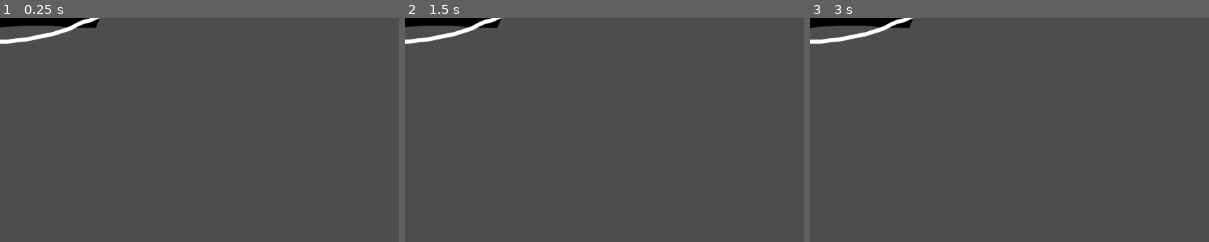
Above: before the commit, frames 1-3 (left to right).
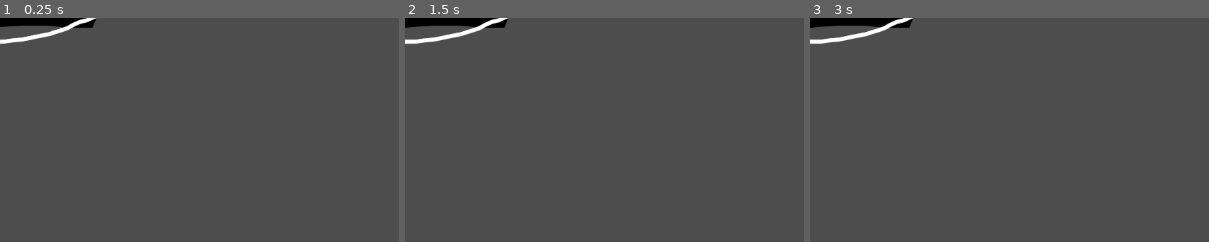
Above: after the commit, the same moments.

Repository: Badrpas/ld55-apr-2024
Game: Godot game, scene res://bigboy.tscn
Same seed, same stepped clock (60 frames per second), same inputs: the game is played once before the commit and once after it. This scene is started directly instead of the project's main scene.
Inputs:
- Up to frame 1 (0.25 s): no input
- Up to frame 2 (1.5 s): hold D (right) 0.53-1.28 s; tap E (UseE) at 0.6, 1.35 s; hold S (down) from 1.28 s (still down)
- Up to frame 3 (3 s): release S (down) at 2.03 s; hold D (right) 2.03-2.78 s; tap E (UseE) at 2.1, 2.85 s; hold W (up) from 2.78 s (still down)
The pictures show only the part of the screen within x 0-50%, y 0-50%; the shares and areas given below are measured in that part.

The runs differ from the first frame. In frame 1, 0.4% of the frame differs, in the area x 0-26%, y 0-12%; in frame 2, 0.6%; in frame 3, nothing differs.
Error after the commit: Invalid access to property or key 'global_position' on a base object of type 'Nil'. (res://src/bigboy.gd:23)

Commit message:
release

Diff:
--- a/bigboy.tscn
+++ b/bigboy.tscn
@@ -9,3 +9,6 @@
 [node name="Sprite" type="Sprite2D" parent="."]
 position = Vector2(-18, -179)
 texture = ExtResource("1_yrr5w")
+
+[node name="maw" type="Node2D" parent="."]
+position = Vector2(-72, -198)
--- /dev/null
+++ b/key.tscn
@@ -0,0 +1,22 @@
+[gd_scene load_steps=4 format=3 uid="uid://4kgy6vm137e"]
+
+[ext_resource type="Texture2D" uid="uid://dy553bcggkn4x" path="res://assets/stone.png" id="1_ixywo"]
+[ext_resource type="Script" path="res://src/Item.gd" id="1_sdnfr"]
+
+[sub_resource type="CircleShape2D" id="CircleShape2D_u1p13"]
+radius = 111.544
+
+[node name="Key" type="Node2D" node_paths=PackedStringArray("override_root")]
+script = ExtResource("1_sdnfr")
+identifier = "key"
+override_root = NodePath(".")
+
+[node name="Stone" type="Sprite2D" parent="."]
+position = Vector2(1, -20)
+texture = ExtResource("1_ixywo")
+
+[node name="Area2D" type="Area2D" parent="."]
+
+[node name="CollisionShape2D" type="CollisionShape2D" parent="Area2D"]
+position = Vector2(5, -24)
+shape = SubResource("CircleShape2D_u1p13")
--- /dev/null
+++ b/lost.tscn
@@ -0,0 +1,10 @@
+[gd_scene format=3 uid="uid://cc6aylj76d55e"]
+
+[node name="Lost" type="Node2D"]
+
+[node name="Label" type="Label" parent="."]
+offset_left = 568.0
+offset_top = 306.0
+offset_right = 608.0
+offset_bottom = 355.0
+text = "End"
--- a/simulation.tscn
+++ b/simulation.tscn
@@ -30,12 +30,15 @@
 [ext_resource type="Texture2D" uid="uid://bish863gnegs2" path="res://assets/phial.png" id="24_7kaxt"]
 [ext_resource type="Script" path="res://src/book-trigger.gd" id="24_ufxqs"]
 [ext_resource type="Script" path="res://src/Roses.gd" id="32_q3uk5"]
+[ext_resource type="Script" path="res://src/Shield.gd" id="34_5f66d"]
 [ext_resource type="PackedScene" uid="uid://cmicflpi76s2g" path="res://skull.tscn" id="36_mdrnu"]
 [ext_resource type="Script" path="res://src/walk_area.gd" id="37_brcjq"]
 [ext_resource type="Texture2D" uid="uid://3kdrfiot6pn5" path="res://assets/shield.png" id="37_qqkl2"]
 [ext_resource type="Texture2D" uid="uid://b77hswfnu30tn" path="res://assets/ehh/static/swords?.png" id="38_lug38"]
 [ext_resource type="Script" path="res://src/Sword1.gd" id="39_bptm0"]
+[ext_resource type="Texture2D" uid="uid://btkyaauihl48i" path="res://assets/door.png" id="39_g2gfs"]
 [ext_resource type="Texture2D" uid="uid://c020xxjrjdf0p" path="res://assets/troop.png" id="40_80d32"]
+[ext_resource type="Script" path="res://src/Door.gd" id="40_snatt"]
 
 [sub_resource type="RectangleShape2D" id="RectangleShape2D_cwvet"]
 size = Vector2(5741, 287)
@@ -48,10 +51,10 @@
 radius = 115.0
 
 [sub_resource type="RectangleShape2D" id="RectangleShape2D_joe0i"]
-size = Vector2(282.318, 783.304)
+size = Vector2(1398.39, 1136.74)
 
 [sub_resource type="RectangleShape2D" id="RectangleShape2D_jy0y8"]
-size = Vector2(291, 861.562)
+size = Vector2(1174.68, 1244.38)
 
 [sub_resource type="CircleShape2D" id="CircleShape2D_vl36s"]
 radius = 91.6195
@@ -262,6 +265,33 @@
 [sub_resource type="RectangleShape2D" id="RectangleShape2D_go535"]
 size = Vector2(3646, 530.5)
 
+[sub_resource type="Animation" id="Animation_5yi4v"]
+length = 0.001
+tracks/0/type = "value"
+tracks/0/imported = false
+tracks/0/enabled = true
+tracks/0/path = NodePath(".:position")
+tracks/0/interp = 1
+tracks/0/loop_wrap = true
+tracks/0/keys = {
+"times": PackedFloat32Array(0),
+"transitions": PackedFloat32Array(1),
+"update": 0,
+"values": [Vector2(276.355, -163.561)]
+}
+tracks/1/type = "value"
+tracks/1/imported = false
+tracks/1/enabled = true
+tracks/1/path = NodePath(".:rotation")
+tracks/1/interp = 1
+tracks/1/loop_wrap = true
+tracks/1/keys = {
+"times": PackedFloat32Array(0),
+"transitions": PackedFloat32Array(1),
+"update": 0,
+"values": [0.0]
+}
+
 [sub_resource type="Animation" id="Animation_qpvvf"]
 resource_name = "drop"
 step = 0.05
@@ -290,7 +320,16 @@
 "values": [0.0, 0.0, -1.53983]
 }
 
-[sub_resource type="Animation" id="Animation_5yi4v"]
+[sub_resource type="AnimationLibrary" id="AnimationLibrary_2e4hx"]
+_data = {
+"RESET": SubResource("Animation_5yi4v"),
+"drop": SubResource("Animation_qpvvf")
+}
+
+[sub_resource type="RectangleShape2D" id="RectangleShape2D_dsnml"]
+size = Vector2(293.448, 396.432)
+
+[sub_resource type="Animation" id="Animation_f1asg"]
 length = 0.001
 tracks/0/type = "value"
 tracks/0/imported = false
@@ -302,7 +341,7 @@
 "times": PackedFloat32Array(0),
 "transitions": PackedFloat32Array(1),
 "update": 0,
-"values": [Vector2(276.355, -163.561)]
+"values": [Vector2(214.355, -224.561)]
 }
 tracks/1/type = "value"
 tracks/1/imported = false
@@ -314,13 +353,7 @@
 "times": PackedFloat32Array(0),
 "transitions": PackedFloat32Array(1),
 "update": 0,
-"values": [0.0]
-}
-
-[sub_resource type="AnimationLibrary" id="AnimationLibrary_2e4hx"]
-_data = {
-"RESET": SubResource("Animation_5yi4v"),
-"drop": SubResource("Animation_qpvvf")
+"values": [-0.74816]
 }
 
 [sub_resource type="Animation" id="Animation_1isdd"]
@@ -351,33 +384,6 @@
 "values": [-0.74816, -1.45392, -2.46802, -3.34863, -5.08583]
 }
 
-[sub_resource type="Animation" id="Animation_f1asg"]
-length = 0.001
-tracks/0/type = "value"
-tracks/0/imported = false
-tracks/0/enabled = true
-tracks/0/path = NodePath(".:position")
-tracks/0/interp = 1
-tracks/0/loop_wrap = true
-tracks/0/keys = {
-"times": PackedFloat32Array(0),
-"transitions": PackedFloat32Array(1),
-"update": 0,
-"values": [Vector2(214.355, -224.561)]
-}
-tracks/1/type = "value"
-tracks/1/imported = false
-tracks/1/enabled = true
-tracks/1/path = NodePath(".:rotation")
-tracks/1/interp = 1
-tracks/1/loop_wrap = true
-tracks/1/keys = {
-"times": PackedFloat32Array(0),
-"transitions": PackedFloat32Array(1),
-"update": 0,
-"values": [-0.74816]
-}
-
 [sub_resource type="AnimationLibrary" id="AnimationLibrary_wylkd"]
 _data = {
 "RESET": SubResource("Animation_f1asg"),
@@ -387,6 +393,9 @@
 [sub_resource type="RectangleShape2D" id="RectangleShape2D_1iafb"]
 size = Vector2(128.077, 236.288)
 
+[sub_resource type="RectangleShape2D" id="RectangleShape2D_0pe7h"]
+size = Vector2(463.688, 427.374)
+
 [node name="Simulation" type="Node2D"]
 y_sort_enabled = true
 script = ExtResource("1_vo1iw")
@@ -396,7 +405,7 @@
 position = Vector2(488.25, 130.5)
 
 [node name="CollisionShape2D" type="CollisionShape2D" parent="colliders"]
-position = Vector2(159.25, 0)
+position = Vector2(156.75, 0.5)
 shape = SubResource("RectangleShape2D_cwvet")
 debug_color = Color(0, 0.584314, 0.776471, 0.0823529)
 
@@ -438,7 +447,7 @@
 texture = ExtResource("18_5svc0")
 
 [node name="CollisionShape2D4" type="CollisionShape2D" parent="colliders"]
-position = Vector2(-2312.24, 476.909)
+position = Vector2(-2897.59, 477.673)
 rotation = 0.305383
 shape = SubResource("RectangleShape2D_joe0i")
 debug_color = Color(0, 0.6, 0.701961, 0.0862745)
@@ -449,7 +458,7 @@
 debug_color = Color(0, 0.584314, 0.776471, 0.0588235)
 
 [node name="CollisionShape2D6" type="CollisionShape2D" parent="colliders"]
-position = Vector2(1781.75, 427.5)
+position = Vector2(2262.48, 454.959)
 rotation = -0.351744
 shape = SubResource("RectangleShape2D_jy0y8")
 debug_color = Color(0, 0.584314, 0.776471, 0.0823529)
@@ -691,7 +700,6 @@
 texture = ExtResource("13_8ap6m")
 script = ExtResource("20_1htyl")
 enabled = null
-override_root = null
 
 [node name="Area2D" type="Area2D" parent="Cauldron"]
 
@@ -824,11 +832,18 @@
 position = Vector2(276.355, -163.561)
 scale = Vector2(0.441406, 0.441406)
 texture = ExtResource("37_qqkl2")
+script = ExtResource("34_5f66d")
 
 [node name="AnimationPlayer" type="AnimationPlayer" parent="Shield"]
 libraries = {
 "": SubResource("AnimationLibrary_2e4hx")
 }
+
+[node name="Area2D" type="Area2D" parent="Shield"]
+
+[node name="CollisionShape2D" type="CollisionShape2D" parent="Shield/Area2D"]
+position = Vector2(-21.1937, 19.3949)
+shape = SubResource("RectangleShape2D_dsnml")
 
 [node name="Sword1" type="Sprite2D" parent="." node_paths=PackedStringArray("override_root")]
 position = Vector2(214.355, -224.561)
@@ -868,6 +883,23 @@
 [node name="FairySpot" type="Node2D" parent="."]
 position = Vector2(-353, 78)
 
+[node name="Door" type="Sprite2D" parent="." node_paths=PackedStringArray("override_root")]
+visible = false
+z_index = 840
+position = Vector2(1843, 71)
+scale = Vector2(0.644531, 0.697266)
+texture = ExtResource("39_g2gfs")
+offset = Vector2(1.55151, 130.51)
+script = ExtResource("40_snatt")
+override_root = NodePath(".")
+enabled = false
+
+[node name="Area2D" type="Area2D" parent="Door"]
+
+[node name="CollisionShape2D" type="CollisionShape2D" parent="Door/Area2D"]
+position = Vector2(1.55149, 111.866)
+shape = SubResource("RectangleShape2D_0pe7h")
+
 [connection signal="area_entered" from="Cauldron/Area2D" to="Cauldron" method="_on_area_2d_area_entered"]
 [connection signal="area_exited" from="Cauldron/Area2D" to="Cauldron" method="on_exited"]
 [connection signal="body_entered" from="Book/Area2D" to="Book" method="on_enter_smth"]
--- /dev/null
+++ b/src/Door.gd
@@ -0,0 +1,11 @@
+extends Interactable
+
+
+# Called when the node enters the scene tree for the first time.
+func _ready():
+	pass # Replace with function body.
+
+
+# Called every frame. 'delta' is the elapsed time since the previous frame.
+func _process(delta):
+	pass
--- a/src/Hexagram.gd
+++ b/src/Hexagram.gd
@@ -21,8 +21,11 @@
     var target_recipe: Recipe
     for recipe in Recipes:
         var cata_ok = true
+        var ingrs = []
+        ingrs.append_array(ingredients)
         for reagent in recipe.catalyst:
-            if not ingredients.has(reagent): cata_ok = false; print('checking ', recipe.result_id, " didn't find cata ", reagent); break
+            if not ingrs.has(reagent): cata_ok = false; print('checking ', recipe.result_id, " didn't find cata ", reagent); break
+            ingrs.remove_at(ingrs.find(reagent))
         if not cata_ok: continue;
 
         var slotted_items = []
--- /dev/null
+++ b/src/Shield.gd
@@ -0,0 +1,26 @@
+extends Interactable
+class_name Shield
+
+
+
+func get_interactable_root(): return self
+
+
+func interact(issuer):
+    if not issuer is Player: print('not player ', issuer);return;
+    if issuer.holder_slot.get_child_count() == 0:
+        var holder = get_interactable_root()
+        holder.get_parent().remove_child(holder)
+        issuer.holder_slot.add_child(holder)
+        holder.position = Vector2.ZERO
+        holder.rotation = 0
+    else:
+        print('drop it?')
+        var pos = self.global_position
+        var root = get_tree().root
+        self.get_parent().remove_child(self)
+        root.get_node('Simulation').add_child(self)
+        self.global_position = pos
+
+func is_interactable(issuer):
+    return enabled and issuer.holder_slot.get_child_count() == 0 or issuer.holder_slot.get_child(0) is Shield
--- a/src/bigboy.gd
+++ b/src/bigboy.gd
@@ -1,15 +1,87 @@
 extends Node2D
 
 
+var time_to_strike = 8
 var tween: Tween
+var dead = false
 # Called when the node enters the scene tree for the first time.
 func _ready():
 	tween = create_tween()
-	tween.tween_property($Sprite, 'position:x', -10, 0.1).as_relative()
-	tween.tween_property($Sprite, 'position:x', +10, 0.1).as_relative()
+	tween.tween_property($Sprite, 'position:x', -10, 0.05).as_relative()
+	tween.tween_property($Sprite, 'position:x', +10, 0.05).as_relative()
 	tween.set_loops()
 
 
 # Called every frame. 'delta' is the elapsed time since the previous frame.
 func _process(delta):
-	pass
+	if dead: return
+	time_to_strike -= delta
+	if time_to_strike <=0 and not BookTrigger.Instance.locked:
+		time_to_strike = 8
+		strike()
+
+	var diff = Player.Instance.global_position - global_position
+
+	if diff.x < 0 and scale.x < 0: scale.x *= -1
+	if diff.x > 0 and scale.x > 0: scale.x *= -1
+
+var Win = preload('res://win.tscn')
+var End = preload('res://lost.tscn')
+
+var Fireball = preload('res://assets/fireball.png')
+var strike_tween: Tween
+func strike():
+	var spr = Sprite2D.new()
+	spr.texture = Fireball
+	get_tree().root.get_node('Simulation').add_child(spr)
+	spr.global_position = $maw.global_position
+
+	var back = spr.global_position
+
+	var diff = Player.Instance.global_position - global_position
+	diff.y = 0;
+	diff = diff.normalized() * 80
+
+	if strike_tween: strike_tween.stop()
+	strike_tween = create_tween()
+	strike_tween.tween_property(spr, 'position', Player.Instance.global_position, 0.3)
+	strike_tween.tween_callback(func():
+		# Player.Instance.get_node('controller').enabled = false
+		get_tree().root.get_node('Simulation/Cam').add_stress(0.9)
+		if Player.Instance.holder_slot.get_child(0) is Shield:
+			print('relect and win')
+			strike_tween.stop()
+			strike_tween = create_tween()
+			strike_tween.tween_property(spr, 'position', back, 0.5)
+			strike_tween.tween_callback(func():
+				$Sprite.texture = load('res://assets/bigboy_dead.png')
+				spr.queue_free();
+				dead = true
+			)
+			strike_tween.tween_interval(3)
+			strike_tween.tween_callback(func():
+				var root = get_tree().root
+				root.add_child(Win.instantiate())
+				var sim = get_tree().root.get_node('Simulation')
+				root.remove_child(sim)
+				sim.queue_free()
+			)
+		else:
+			spr.queue_free();
+			Player.Instance.get_node('controller').enabled = false
+			Player.Instance.get_node('Image').texture = load('res://assets/player_dead.png')
+
+			strike_tween.stop()
+			strike_tween = create_tween()
+			strike_tween.tween_interval(3)
+			strike_tween.tween_callback(func():
+				var root = get_tree().root
+				root.add_child(End.instantiate())
+				var sim = get_tree().root.get_node('Simulation')
+				root.remove_child(sim)
+				sim.queue_free()
+			)
+
+
+	);
+	strike_tween.set_loops(1)
--- /dev/null
+++ b/src/key.gd
@@ -0,0 +1,19 @@
+extends Node2D
+
+
+# Called when the node enters the scene tree for the first time.
+func _ready():
+	pass # Replace with function body.
+
+
+# Called every frame. 'delta' is the elapsed time since the previous frame.
+func _process(delta):
+	pass
+
+func interact(_qwe):
+	pass
+
+func is_interactable(issuer):
+	return issuer.holder_slot.get_child_count() > 0 \
+		and issuer.holder_slot.get_child(0) is Item \
+		and issuer.holder_slot.get_child(0).identifier == 'key'
--- a/src/player-eventer.gd
+++ b/src/player-eventer.gd
@@ -76,6 +76,9 @@
 		r.interact(player)
 	update_hovered()
 
+	if interaction_marker.visible:
+		interaction_marker.position = current_target.global_position + Vector2(0, -70)
+
 
 
 func update_hovered():
--- a/src/theyeyer_death_receiver.gd
+++ b/src/theyeyer_death_receiver.gd
@@ -7,17 +7,17 @@
 
 
 func interact(issuer):
-	var sword = issuer.holder_slot.get_child(0)
-	issuer.holder_slot.remove_child(sword)
-	$"..".tween.stop()
-	$"..".dead = true
-	$"../Sprite".add_child(sword)
-	sword.position = Vector2(-160, -46)
-	sword.rotation = PI / -2
-	sword.z_index = -1
-	$"../AnimationPlayer".play('death')
+    var sword = issuer.holder_slot.get_child(0)
+    issuer.holder_slot.remove_child(sword)
+    $"..".tween.stop()
+    $"..".dead = true
+    $"../Sprite".add_child(sword)
+    sword.position = Vector2(-160, -46)
+    sword.rotation = PI / -2
+    sword.z_index = -1
+    $"../AnimationPlayer".play('death')
 
 
-func is_interactable(_issuer):
-	var existsing = get_tree().get_nodes_in_group("dust")
-	return existsing.size() < 1
+func is_interactable(issuer):
+    if issuer.holder_slot.get_child_count() == 0: return false
+    return issuer.holder_slot.get_child(0) is Sword1
--- a/theeyer.tscn
+++ b/theeyer.tscn
@@ -7,6 +7,45 @@
 
 [sub_resource type="CircleShape2D" id="CircleShape2D_xgmba"]
 radius = 264.373
+
+[sub_resource type="Animation" id="Animation_k8hqj"]
+length = 0.001
+tracks/0/type = "value"
+tracks/0/imported = false
+tracks/0/enabled = true
+tracks/0/path = NodePath("Sprite:position")
+tracks/0/interp = 1
+tracks/0/loop_wrap = true
+tracks/0/keys = {
+"times": PackedFloat32Array(0),
+"transitions": PackedFloat32Array(1),
+"update": 0,
+"values": [Vector2(-16, -48)]
+}
+tracks/1/type = "value"
+tracks/1/imported = false
+tracks/1/enabled = true
+tracks/1/path = NodePath("Sprite:rotation")
+tracks/1/interp = 1
+tracks/1/loop_wrap = true
+tracks/1/keys = {
+"times": PackedFloat32Array(0),
+"transitions": PackedFloat32Array(1),
+"update": 0,
+"values": [0.0]
+}
+tracks/2/type = "value"
+tracks/2/imported = false
+tracks/2/enabled = true
+tracks/2/path = NodePath("Sprite:texture")
+tracks/2/interp = 1
+tracks/2/loop_wrap = true
+tracks/2/keys = {
+"times": PackedFloat32Array(0),
+"transitions": PackedFloat32Array(1),
+"update": 1,
+"values": [ExtResource("1_5hncl")]
+}
 
 [sub_resource type="Animation" id="Animation_mtxfn"]
 resource_name = "death"
@@ -63,45 +102,6 @@
 }]
 }
 
-[sub_resource type="Animation" id="Animation_k8hqj"]
-length = 0.001
-tracks/0/type = "value"
-tracks/0/imported = false
-tracks/0/enabled = true
-tracks/0/path = NodePath("Sprite:position")
-tracks/0/interp = 1
-tracks/0/loop_wrap = true
-tracks/0/keys = {
-"times": PackedFloat32Array(0),
-"transitions": PackedFloat32Array(1),
-"update": 0,
-"values": [Vector2(-16, -48)]
-}
-tracks/1/type = "value"
-tracks/1/imported = false
-tracks/1/enabled = true
-tracks/1/path = NodePath("Sprite:rotation")
-tracks/1/interp = 1
-tracks/1/loop_wrap = true
-tracks/1/keys = {
-"times": PackedFloat32Array(0),
-"transitions": PackedFloat32Array(1),
-"update": 0,
-"values": [0.0]
-}
-tracks/2/type = "value"
-tracks/2/imported = false
-tracks/2/enabled = true
-tracks/2/path = NodePath("Sprite:texture")
-tracks/2/interp = 1
-tracks/2/loop_wrap = true
-tracks/2/keys = {
-"times": PackedFloat32Array(0),
-"transitions": PackedFloat32Array(1),
-"update": 1,
-"values": [ExtResource("1_5hncl")]
-}
-
 [sub_resource type="AnimationLibrary" id="AnimationLibrary_ln3wc"]
 _data = {
 "RESET": SubResource("Animation_k8hqj"),
--- /dev/null
+++ b/win.tscn
@@ -0,0 +1,10 @@
+[gd_scene format=3 uid="uid://cfsewus5cglnl"]
+
+[node name="Win" type="Node2D"]
+
+[node name="Label" type="Label" parent="."]
+offset_left = 543.0
+offset_top = 314.0
+offset_right = 657.0
+offset_bottom = 337.0
+text = "You've done it!"
Binary file added: assets/bigboy_dead.png
Not shown, added: assets/bigboy_dead.png.import
Binary file added: assets/door.png
Not shown, added: assets/door.png.import
Binary file added: assets/player_dead.png
Not shown, added: assets/player_dead.png.import
Binary file added: assets/stone.png
Not shown, added: assets/stone.png.import
Not shown, added: export_presets.cfg
Not shown: 1 places in simulation.tscn that only renumber resources
